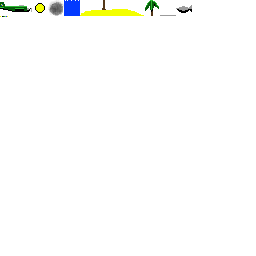
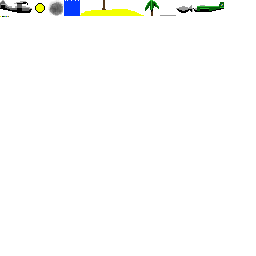
Revision of a layered w=256, h=256 image; what changed, layer by layer:
painted on "tiles.png" over bbox(0, 0, 224, 17)
